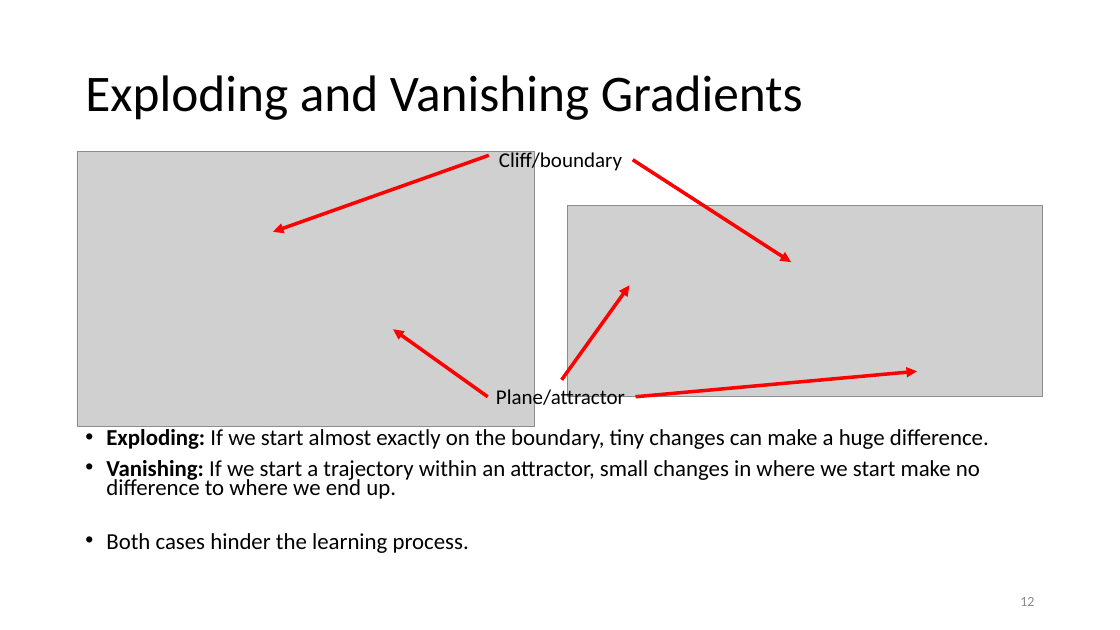
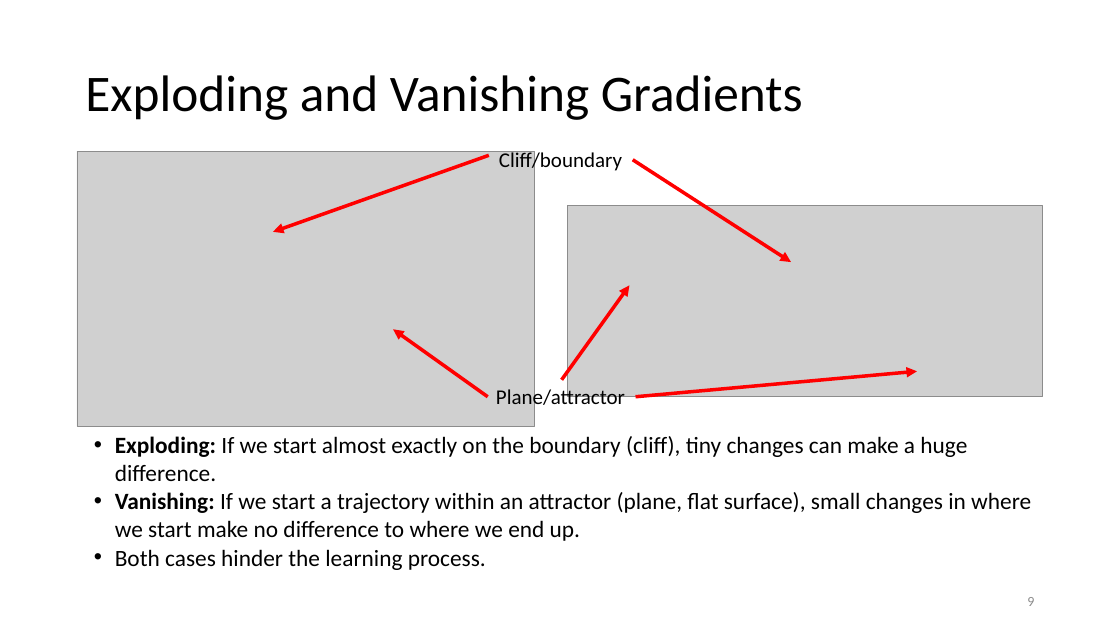
Before and after one commit to ailab-ua/courses, a slide deck: slide 9 of resources/recurrent_neural_networks_april_2019.pptx (slide 12 before the commit). Drawn at 1120x630 pixels with LibreOffice and Linux fonts; fonts in the diff are those of the drawing; grey boxes stand for pictures. Boxes give left, top, right and bottom in pixels: in the first picture for what was removed or moved away, otherwise in the second. Text is boxed around its words. In the diff, an @@ line names an element or a change of style, - is before the commit and + after.

```diff
--- a/resources/recurrent_neural_networks_april_2019.pptx
+++ b/resources/recurrent_neural_networks_april_2019.pptx
@@ text at bbox=[115, 436, 1031, 541]: text changed; size 19.6 to 20 pt @@
-• Exploding: If we start almost exactly on the boundary, tiny changes can make a huge difference.
-• Vanishing: If we start a trajectory within an attractor, small changes in where we start make no difference to where we end up.
+• Exploding: If we start almost exactly on the boundary (cliff), tiny changes can make a huge difference.
+• Vanishing: If we start a trajectory within an attractor (plane, flat surface), small changes in where we start make no difference to where we end up.
@@ text at bbox=[115, 549, 486, 570]: size 19.6 to 20 pt in "Both cases hinder the learning process."; indent changed; line spacing 0.7 to 1; less space between paragraphs @@
@@ page number at bbox=[1027, 597, 1034, 606]: text changed @@
-12
+9
```
Also in this commit, not shown: 29 other slides changed, 1 slide added, 2 slides removed.
